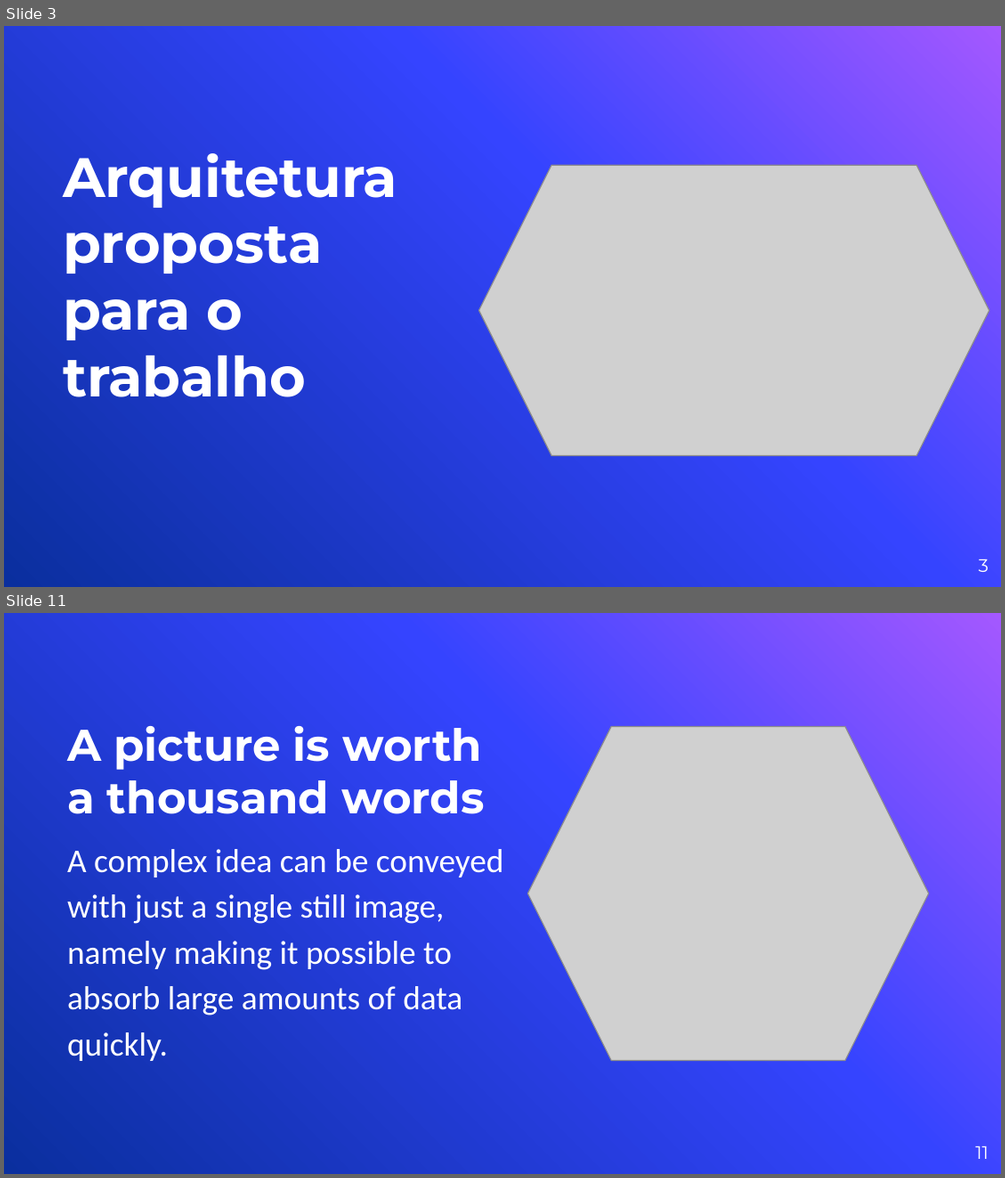
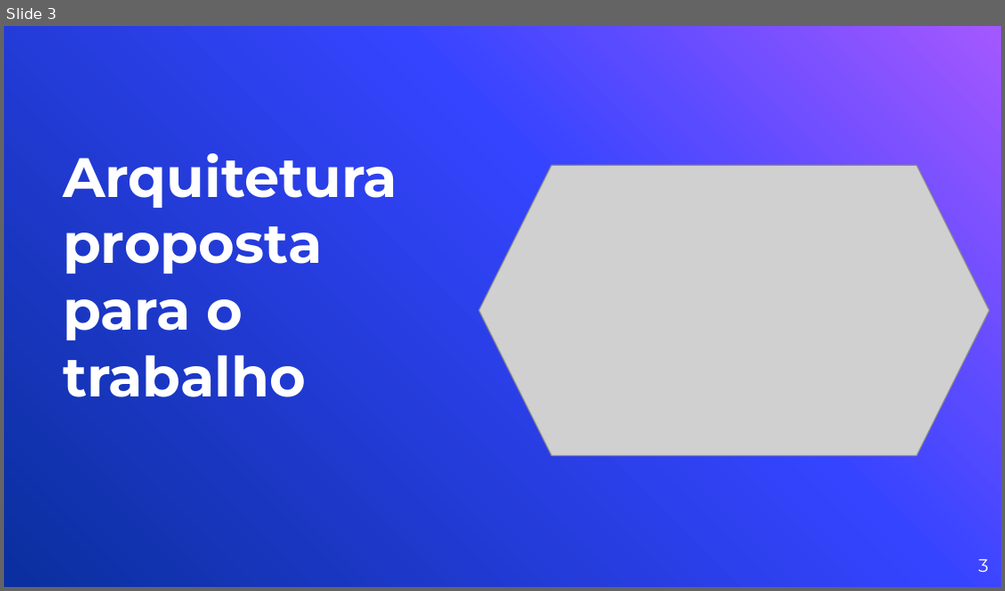
Before and after one commit to lcarvalhodev/tp3-sd, a slide deck: slides/apresentacao.pptx. Shown one above the other, each under a label of ours: slides 3 and 11 before the commit, slide 3 after it; the slides between them are not shown. The pictures are 1005x1178 and 1005x591 pixels, drawn with LibreOffice and Linux fonts; fonts in the diff are those of the drawing; grey boxes stand for pictures; background and template pictures are left out. Boxes give left, top, right and bottom in pixels: in the first picture for what was removed or moved away, otherwise in the second. Text is boxed around its words. In the diff, an @@ line names an element or a change of style, - is before the commit and + after.

```diff
--- a/slides/apresentacao.pptx
+++ b/slides/apresentacao.pptx
@@ slide 11 removed at <box>4,613,1001,1174</box>, background picture (left out) @@
@@ title removed at <box>67,726,484,814</box> @@
-A picture is worth a thousand words
@@ picture removed at <box>527,727,928,1061</box> @@
@@ text removed at <box>67,849,504,1061</box> @@
-A complex idea can be conveyed with just a single still image, namely making it possible to absorb large amounts of data quickly.
@@ page number removed at <box>975,1146,988,1159</box> @@
-11
```
Also in this commit, not shown: 3 slides changed, 6 slides added, 35 other slides removed, 8 other files.
